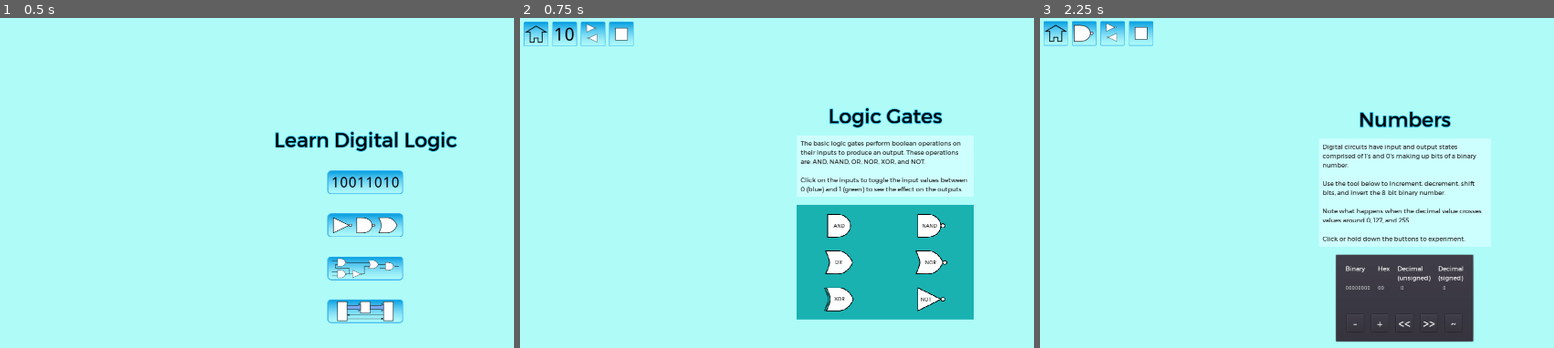
Above: before the commit, frames 1-3 (left to right).
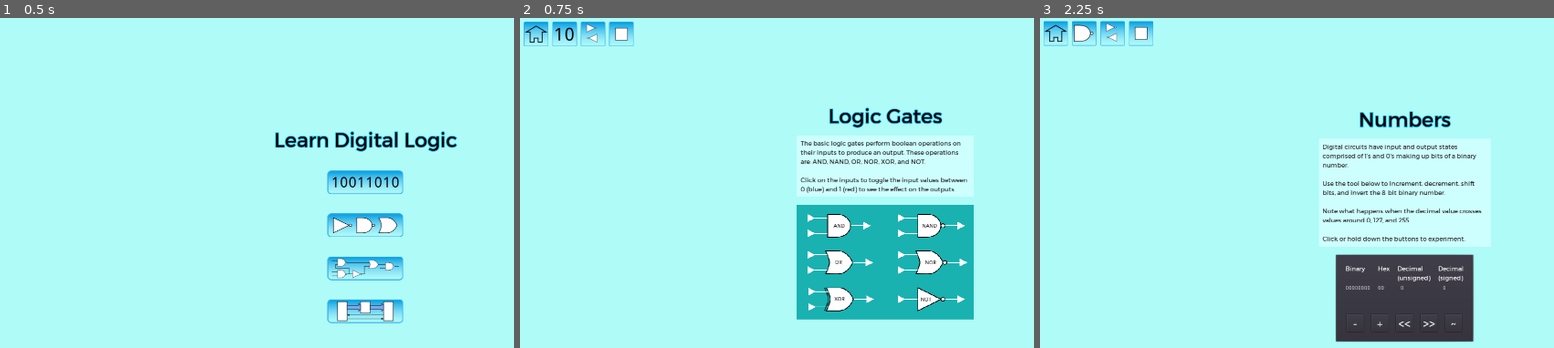
Above: after the commit, the same moments.

Repository: andrew-wilkes/digital-logic
Game: Godot game, scene res://Main.tscn
Same seed, same stepped clock (60 frames per second), same inputs: the game is played once before the commit and once after it.
Inputs (mouse positions are in pixels of both pictures, inside the frame that each line leads up to):
- Up to frame 1 (0.5 s): no input
- Up to frame 2 (0.75 s): click (884, 225) at 0.5 s
- Up to frame 3 (2.25 s): click (1055, 34) at 1.25 s; click (1404, 183) at 2 s

Frame 1 is identical in both runs. In frame 2, 0.7% of the frame differs, in the area x 55-88%, y 51-89%; in frame 3, nothing differs.

Commit message:
Add mode flag to I/O nodes

Diff:
--- a/game/Gates.tscn
+++ b/game/Gates.tscn
@@ -10,17 +10,6 @@
 [ext_resource path="res://parts/cOR.tscn" type="PackedScene" id=8]
 [ext_resource path="res://parts/bNAND.tscn" type="PackedScene" id=9]
 [ext_resource path="res://TextPanel.tscn" type="PackedScene" id=10]
-
-
-
-
-
-
-
-
-
-
-
 
 [node name="Gates" type="Control"]
 anchor_right = 1.0
@@ -62,29 +51,36 @@
 margin_right = 460.0
 text = "The basic logic gates perform boolean operations on their inputs to produce an output. These operations are: AND, NAND, OR, NOR, XOR, and NOT.
 
-Click on the inputs to toggle the input values between 0 (blue) and 1 (green) to see the effect on the outputs."
+Click on the inputs to toggle the input values between 0 (blue) and 1 (red) to see the effect on the outputs."
 
 [node name="ColorRect" type="ColorRect" parent="VBox"]
 margin_top = 337.0
 margin_right = 460.0
 margin_bottom = 637.0
 rect_min_size = Vector2( 0, 300 )
+mouse_filter = 2
 color = Color( 0.105882, 0.698039, 0.698039, 1 )
 
 [node name="AND" parent="VBox/ColorRect" instance=ExtResource( 4 )]
 position = Vector2( 110, 55 )
+mode = 0
 
 [node name="NAND" parent="VBox/ColorRect" instance=ExtResource( 9 )]
 position = Vector2( 350, 55 )
+mode = 0
 
 [node name="OR" parent="VBox/ColorRect" instance=ExtResource( 8 )]
 position = Vector2( 110, 151 )
+mode = 0
 
 [node name="NOR" parent="VBox/ColorRect" instance=ExtResource( 6 )]
 position = Vector2( 350, 151 )
+mode = 0
 
 [node name="XOR" parent="VBox/ColorRect" instance=ExtResource( 5 )]
 position = Vector2( 110, 247 )
+mode = 0
 
 [node name="NOT" parent="VBox/ColorRect" instance=ExtResource( 7 )]
 position = Vector2( 350, 247 )
+mode = 0
--- a/game/g.gd
+++ b/game/g.gd
@@ -1,7 +1,9 @@
 extends Node
 
-const COLOR_HIGH = Color.green
+const COLOR_HIGH = Color.red
 const COLOR_LOW = Color.blue
+const COLOR_ACTIVE = Color.green
+const COLOR_UNDEFINED = Color.white
 const GRID_SIZE = 16
 
 func get_files(path, ext):
--- a/game/parts/Gate.gd
+++ b/game/parts/Gate.gd
@@ -13,10 +13,11 @@
 var active = false
 var v_spacing = 72
 
-export(int) var type = 1
+export(int) var mode = 1
 export(String) var gate_type
 
 func _ready():
+	z_index = 1 # Display above wires
 	# warning-ignore:return_value_discarded
 	$Area2D.connect("mouse_entered", self, "mouse_entered")
 	# warning-ignore:return_value_discarded
@@ -27,8 +28,9 @@
 	for node in $Inputs.get_children():
 		pin_exit(node)
 		inputs.append(false)
-		if type == 0:
+		if mode == 0: # When used in diagram
 			var pin = input_pin.instance()
+			pin.mode = mode
 			pin.id = i
 			i += 1
 			pin.connect("state_changed", self, "update_output", [pin])
@@ -36,8 +38,9 @@
 		else:
 			connect_pin(node)
 	pin_exit($Q) # Hide
-	if type == 0:
+	if mode == 0: # When used in diagram
 		output = output_pin.instance()
+		output.mode = mode
 		$Q.add_child(output)
 	else:
 		connect_pin($Q)
@@ -53,11 +56,13 @@
 
 
 func mouse_entered():
-	$Symbol.modulate = Color.green
+	if mode > 0:
+		$Symbol.modulate = g.COLOR_ACTIVE
 
 
 func mouse_exited():
-	$Symbol.modulate = Color.white
+	if mode > 0:
+		$Symbol.modulate = g.COLOR_UNDEFINED
 
 
 func connect_pin(node):
--- a/game/parts/Input.gd
+++ b/game/parts/Input.gd
@@ -5,35 +5,45 @@
 signal dropped
 
 var state = false setget set_state
+var active = false
 var id = 0
-var active = false
 var v_spacing = 56
+export(int) var mode = 1
+var color
+
+func _ready():
+	color = g.COLOR_UNDEFINED
+	modulate = color
+	# Bring into view when testing scene in isolation
+	if get_parent().name == "root":
+		position = Vector2(100, 100)
+
 
 func set_state(value):
 	state = value
 	if state:
-		modulate = g.COLOR_HIGH
+		color = g.COLOR_HIGH
 	else:
-		modulate = g.COLOR_LOW
+		color = g.COLOR_LOW
+	modulate = color
 	emit_signal("state_changed")
-
-
-func _on_TextureButton_button_down():
-	if active:
-		self.state = !state
 
 
 func _on_Area2D_input_event(_viewport, event, _shape_idx):
 	if event is InputEventMouseButton:
 		if event.pressed:
+			if mode == 0:
+				self.state = !state
 			emit_signal("picked", self)
 		else:
+			mode = 0
 			emit_signal("dropped")
 
 
 func _on_Area2D_mouse_entered():
+	color = modulate
 	modulate = Color.green
 
 
 func _on_Area2D_mouse_exited():
-	modulate = Color.white
+	modulate = color
--- a/game/parts/Output.gd
+++ b/game/parts/Output.gd
@@ -6,6 +6,8 @@
 var state = false setget set_state
 var active = false
 var v_spacing = 32
+export(int) var mode = 1
+var color
 
 func set_state(value):
 	state = value
@@ -24,8 +26,10 @@
 
 
 func _on_Area2D_mouse_entered():
-	modulate = Color.green
+	if mode > 0:
+		modulate = Color.green
 
 
 func _on_Area2D_mouse_exited():
-	modulate = Color.white
+	if mode > 0:
+		modulate = Color.white
--- a/game/parts/zInput.tscn
+++ b/game/parts/zInput.tscn
@@ -15,23 +15,15 @@
 width = 2.0
 default_color = Color( 1, 1, 1, 1 )
 
-[node name="TextureButton" type="TextureButton" parent="Line2D"]
-margin_left = -19.0
-margin_top = -10.0
-margin_right = 1.0
-margin_bottom = 10.0
-mouse_filter = 2
-texture_normal = ExtResource( 2 )
-__meta__ = {
-"_edit_use_anchors_": false
-}
+[node name="TextureButton" type="Sprite" parent="Line2D"]
+position = Vector2( -9.0344, 0 )
+texture = ExtResource( 2 )
 
 [node name="Area2D" type="Area2D" parent="."]
 
 [node name="CollisionShape2D" type="CollisionShape2D" parent="Area2D"]
 position = Vector2( -25, 0 )
 shape = SubResource( 1 )
-[connection signal="button_down" from="Line2D/TextureButton" to="." method="_on_TextureButton_button_down"]
 [connection signal="input_event" from="Area2D" to="." method="_on_Area2D_input_event"]
 [connection signal="mouse_entered" from="Area2D" to="." method="_on_Area2D_mouse_entered"]
 [connection signal="mouse_exited" from="Area2D" to="." method="_on_Area2D_mouse_exited"]
